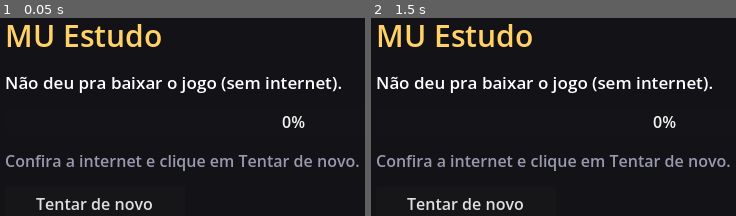
Above: before the commit, frames 1-2 (left to right).
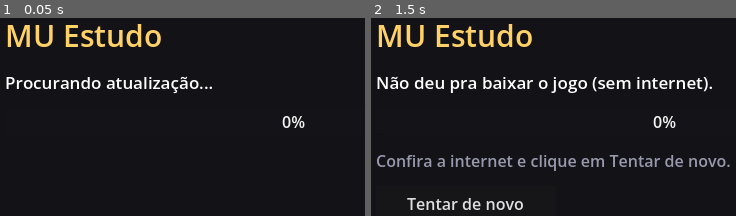
Above: after the commit, the same moments.

Repository: reistylekaoz/MuToDog
Game: Godot game, scene res://boot.tscn
Same seed, same stepped clock (60 frames per second), same inputs: the game is played once before the commit and once after it. Before the commit the project starts from res://launcher.tscn.
Inputs:
- Up to frame 1 (0.05 s): no input
- Up to frame 2 (1.5 s): click "Tentar de novo" at 0.5 s; click "Tentar de novo" at 1.25 s

The runs differ from the first frame. In frame 1, 6.3% of the frame differs, in the area x 1-99%, y 29-97%; in frame 2, nothing differs.

Commit message:
Launcher 2: abre jogo/openmu.exe (o exe oficial do Godot nao aceita --main-pack), se atualiza pelo launcher.pck e mostra o log se o jogo cair
Co-Authored-By: Claude Opus 5.5 <noreply@anthropic.com>

Diff:
--- /dev/null
+++ b/launcher/boot.gd
@@ -0,0 +1,36 @@
+extends Node
+# Fica no exe do launcher e quase nunca muda: baixa o launcher.pck do site (se o sha256 do
+# versao.json mudou), monta ele por cima do que veio no exe e abre o launcher.tscn dele.
+# Sem internet usa o launcher.pck que ja tem; sem nenhum, o launcher que veio no exe.
+
+const SITE := "mu-estudo.integraction.com.br"
+
+
+func _ready() -> void:
+	var pasta := OS.get_environment("MU_LAUNCHER_PASTA")
+	if pasta == "":
+		pasta = OS.get_executable_path().get_base_dir().path_join("jogo")
+	DirAccess.make_dir_recursive_absolute(pasta)
+	var pck := pasta.path_join("launcher.pck")
+	var chave := FileAccess.get_file_as_string("res://chave.txt").strip_edges()
+	var cab := PackedStringArray(["X-Mu-Chave: " + chave, "Cache-Control: no-cache"])
+	var http := HTTPRequest.new()
+	http.timeout = 20
+	add_child(http)
+	http.request("https://%s/jogo/pc/versao.json?t=%d" % [SITE, Time.get_unix_time_from_system()], cab)
+	var r: Array = await http.request_completed
+	var no_ar = JSON.parse_string(r[3].get_string_from_utf8()) if r[0] == HTTPRequest.RESULT_SUCCESS and r[1] == 200 else null
+	if no_ar is Dictionary:
+		for a in no_ar.get("arquivos", []):
+			if a.nome == "launcher.pck" and (not FileAccess.file_exists(pck) or FileAccess.get_sha256(pck) != a.sha256):
+				http.download_file = pck + ".parte"
+				http.request("https://%s/jogo/pc/launcher.pck" % SITE, cab)
+				r = await http.request_completed
+				if r[0] == HTTPRequest.RESULT_SUCCESS and r[1] == 200 and FileAccess.get_sha256(pck + ".parte") == a.sha256:
+					DirAccess.remove_absolute(pck)
+					DirAccess.rename_absolute(pck + ".parte", pck)
+				else:
+					DirAccess.remove_absolute(pck + ".parte")
+	if FileAccess.file_exists(pck):
+		print("TESTE boot launcher.pck %s" % ("ok" if ProjectSettings.load_resource_pack(pck, true) else "falhou"))
+	get_tree().change_scene_to_file.call_deferred("res://launcher.tscn")
--- /dev/null
+++ b/launcher/boot.tscn
@@ -0,0 +1,6 @@
+[gd_scene load_steps=2 format=3]
+
+[ext_resource type="Script" path="res://boot.gd" id="1"]
+
+[node name="Boot" type="Node"]
+script = ExtResource("1")
--- a/launcher/launcher.gd
+++ b/launcher/launcher.gd
@@ -2,14 +2,19 @@
 # Launcher do MU estudo no PC. A cada abertura:
 # 1. le https://<SITE>/jogo/pc/versao.json (o que esta no ar: arquivo, tamanho, sha256);
 # 2. baixa pra pasta jogo/ (do lado do exe) so o que falta ou mudou, e apaga pacote velho;
-# 3. abre o mesmo exe com --main-pack jogo/jogo.pck, com MU_SITE e MU_CHAVE no ambiente
-#    (o jogo conecta no OpenMU do site pelo WebSocket, igual ao navegador).
-# Sem internet e com uma versao baixada, abre a que tem.
+# 3. abre jogo/openmu.exe (o template do Godot, que monta o openmu.pck do lado dele e os pacotes
+#    de jogo/mapas), com MU_SITE e MU_CHAVE no ambiente (o jogo conecta no OpenMU do site pelo
+#    WebSocket, igual ao navegador). O exe oficial nao aceita --main-pack: por isso o exe a parte.
+# Sem internet e com uma versao baixada, abre a que tem. Se o jogo fecha nos primeiros segundos,
+# mostra o fim do log dele (%APPDATA%/Godot/app_userdata/openmu/logs/godot.log).
+# Esta cena vem do launcher.pck baixado (boot.gd), entao muda sem trocar o exe.
 # A chave (chave.txt, fora do git) entra no export; o site confere pelo sha256 (mu-estudo/web/auth.php).
-# Teste no Linux: MU_LAUNCHER_PASTA=<pasta> godot --path launcher (MU_LAUNCHER_NAO_ABRIR=1 so baixa).
+# Teste no Linux: MU_LAUNCHER_PASTA=<pasta> godot --path launcher (MU_LAUNCHER_NAO_ABRIR=1 so baixa;
+# MU_LAUNCHER_JOGO=<programa> abre esse no lugar do openmu.exe).
 
 const SITE := "mu-estudo.integraction.com.br"
-const VERSAO_LAUNCHER := 1
+const VERSAO_LAUNCHER := 2
+const EXE := "openmu.exe"
 
 var chave := ""
 var pasta := ""
@@ -102,7 +107,7 @@
 		no_ar = JSON.parse_string(r[3].get_string_from_utf8())
 	if not no_ar is Dictionary:
 		var motivo := "sem internet" if r[0] != HTTPRequest.RESULT_SUCCESS else "o site respondeu %d" % r[1]
-		if FileAccess.file_exists(pasta.path_join("jogo.pck")):
+		if FileAccess.file_exists(pasta.path_join(EXE)) and FileAccess.file_exists(pasta.path_join("openmu.pck")):
 			estado.text = "Não deu pra procurar atualização (%s). Abrindo a versão que já está aqui." % motivo
 			await get_tree().create_timer(2.5).timeout
 			_abrir()
@@ -122,7 +127,8 @@
 				or FileAccess.get_size(arq) != int(a.tam):
 			baixar.append(a)
 			_total += int(a.tam)
-	# pacote que saiu do ar (mapa juntado, modelo trocado) sai daqui tambem
+	# pacote que saiu do ar (mapa juntado, modelo trocado) sai daqui tambem; jogo.pck era o da versao 1
+	DirAccess.remove_absolute(pasta.path_join("jogo.pck"))
 	for a in DirAccess.get_files_at(pasta.path_join("mapas")):
 		if not nomes.has("mapas/" + a):
 			DirAccess.remove_absolute(pasta.path_join("mapas").path_join(a))
@@ -177,6 +183,7 @@
 
 func _falhou(texto: String) -> void:
 	estado.text = texto
+	print("TESTE launcher falhou: " + texto)
 	detalhe.text = "Confira a internet e clique em Tentar de novo."
 	botao.visible = true
 
@@ -189,8 +196,29 @@
 	OS.set_environment("MU_SITE", SITE)
 	OS.set_environment("MU_CHAVE", chave)
 	OS.set_environment("MU_PACOTES", pasta.path_join("mapas"))
-	var pid := OS.create_process(OS.get_executable_path(), ["--main-pack", pasta.path_join("jogo.pck")])
+	var prog := OS.get_environment("MU_LAUNCHER_JOGO")
+	if prog == "":
+		prog = pasta.path_join(EXE)
+	estado.text = "Abrindo o jogo..."
+	var pid := OS.create_process(prog, [])
 	if pid <= 0:
-		_falhou("Não consegui abrir o jogo.")
+		_falhou("Não consegui abrir o jogo (%s)." % prog)
 		return
+	# o jogo segue sozinho depois que o launcher fecha; se ele cair logo de cara, mostra o porque
+	for i in 8:
+		await get_tree().create_timer(1.0).timeout
+		if not OS.is_process_running(pid):
+			_falhou("O jogo fechou logo depois de abrir. Tire uma foto desta tela e mande no console.")
+			detalhe.text = _fim_do_log()
+			botao.text = "Abrir de novo"
+			return
+	print("TESTE launcher abriu o jogo")
 	get_tree().quit()
+
+
+func _fim_do_log() -> String:
+	var arq := OS.get_data_dir().path_join("Godot/app_userdata/openmu/logs/godot.log")
+	if not FileAccess.file_exists(arq):
+		return "Sem log do jogo em %s." % arq
+	var linhas := FileAccess.get_file_as_string(arq).strip_edges().split("\n")
+	return "\n".join(linhas.slice(max(0, linhas.size() - 8)))
--- a/launcher/project.godot
+++ b/launcher/project.godot
@@ -6,7 +6,7 @@
 
 config/name="MU Estudo"
 config/description="Launcher do cliente Godot do MU (estudo interno)"
-run/main_scene="res://launcher.tscn"
+run/main_scene="res://boot.tscn"
 config/features=PackedStringArray("4.7", "GL Compatibility")
 
 [display]
Not shown, changed: launcher/export_presets.cfg
Not shown, changed: godot/testes/publicar_pc.sh
Not shown, changed: launcher/exportar.sh
